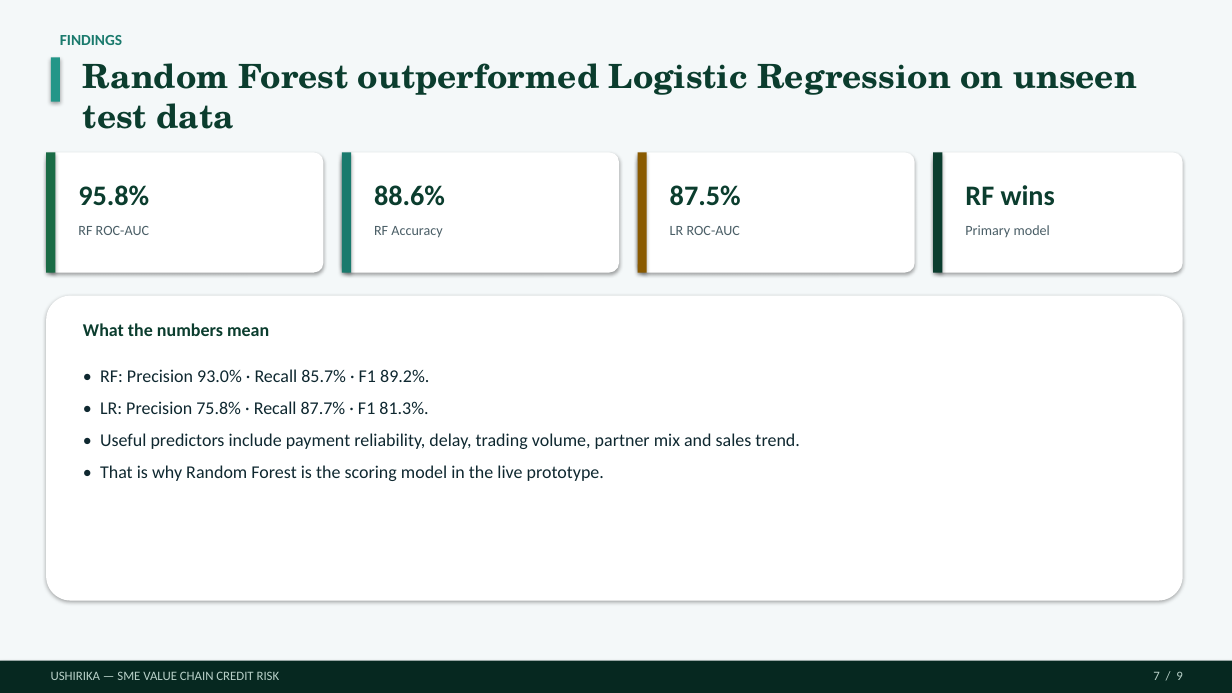
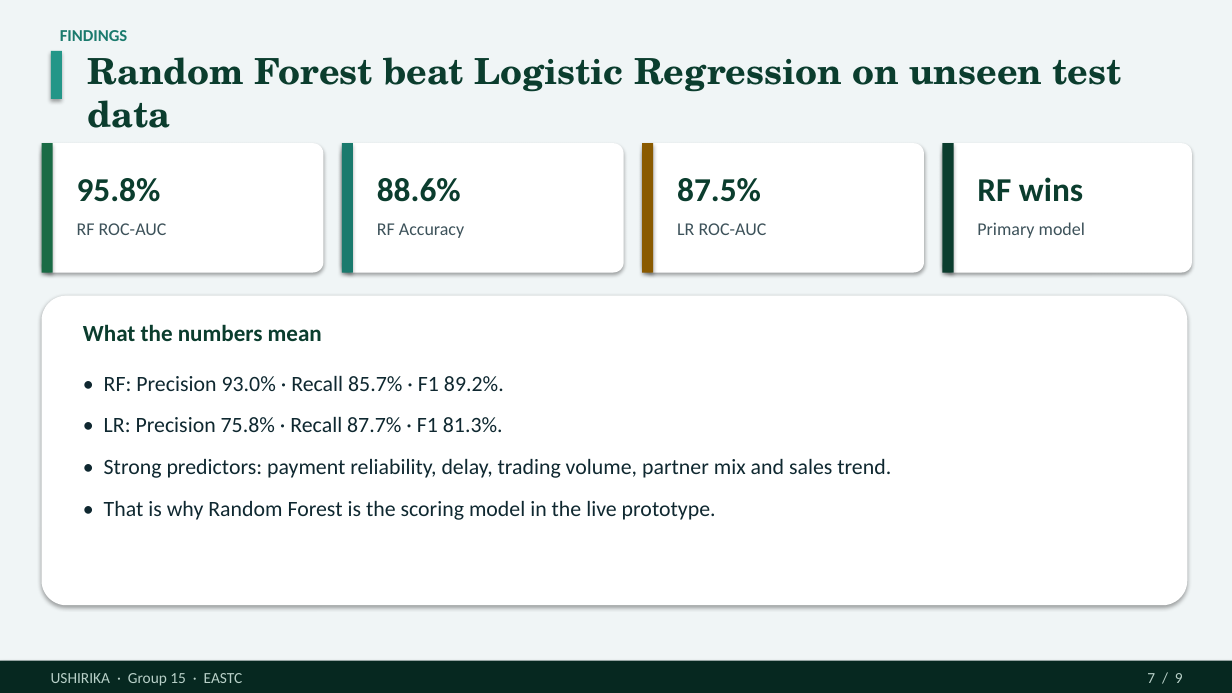
Before and after one commit to Dmmkuliku/ushirika-sme-credit, a slide deck: slide 7 of Presentation/Ushirika_Group15_Defence_Presentation.pptx. Drawn at 1232x693 pixels with LibreOffice and Linux fonts; fonts in the diff are those of the drawing. Boxes give left, top, right and bottom in pixels: in the first picture for what was removed or moved away, otherwise in the second. Text is boxed around its words. In the diff, an @@ line names an element or a change of style, - is before the commit and + after.

```diff
--- a/Presentation/Ushirika_Group15_Defence_Presentation.pptx
+++ b/Presentation/Ushirika_Group15_Defence_Presentation.pptx
@@ rectangle at (0,0,1232,693): fill #F4F8F9 to #F0F5F6 @@
@@ text "FINDINGS" at (60,30,127,41): size 12 to 13 pt; more space between paragraphs @@
@@ rectangle: place and size @@
-rectangle at (51,57,60,102)
+rectangle at (51,51,62,99)
@@ text at (88,57,1121,128): text changed; size 26 to 28 pt @@
-Random Forest outperformed Logistic Regression on unseen test data
+Random Forest beat Logistic Regression on unseen test data
@@ rounded rectangle: place and size @@
-rounded rectangle at (46,152,323,273)
+rounded rectangle at (42,143,323,273)
@@ rectangle: place and size @@
-rectangle at (46,152,55,273)
+rectangle at (42,143,53,273)
@@ rounded rectangle: place and size @@
-rounded rectangle at (342,152,619,273)
+rounded rectangle at (342,143,624,273)
@@ rectangle: place and size @@
-rectangle at (342,152,351,273)
+rectangle at (342,143,353,273)
@@ rounded rectangle: place and size @@
-rounded rectangle at (638,152,915,273)
+rounded rectangle at (642,143,924,273)
@@ rectangle: place and size @@
-rectangle at (638,152,647,273)
+rectangle at (642,143,653,273)
@@ rounded rectangle: place and size @@
-rounded rectangle at (933,152,1183,273)
+rounded rectangle at (943,143,1192,273)
@@ rectangle: place and size @@
-rectangle at (933,152,943,273)
+rectangle at (943,143,954,273)
@@ text "95.8%": place and size @@
-text "95.8%" at (78,185,149,206)
+text "95.8%" at (77,178,161,202)
@@ text "88.6%": place and size @@
-text "88.6%" at (374,185,445,206)
+text "88.6%" at (377,178,461,202)
@@ text "87.5%": place and size @@
-text "87.5%" at (670,185,741,206)
+text "87.5%" at (677,178,761,202)
@@ size 22 to 26 pt; more space between paragraphs in 4 elements at (77,178,161,202), (377,178,461,202), (677,178,761,202), (977,177,1083,202) @@
@@ text "RF wins": place and size @@
-text "RF wins" at (965,185,1055,206)
+text "RF wins" at (977,177,1083,202)
@@ text "LR ROC-AUC": place and size @@
-text "LR ROC-AUC" at (670,226,740,235)
+text "LR ROC-AUC" at (677,223,767,235)
@@ size 11 to 14 pt, text colour #4A5E66 to #3D525A; more space between paragraphs in 4 elements at (77,223,167,235), (377,223,464,238), (677,223,767,235), (977,222,1085,238) @@
@@ text "Primary model": place and size @@
-text "Primary model" at (965,225,1050,237)
+text "Primary model" at (977,222,1085,238)
@@ rounded rectangle: place and size @@
-rounded rectangle at (46,296,1183,601)
+rounded rectangle at (42,296,1188,605)
@@ text "What the numbers mean" at (83,324,322,341): size 14 to 18 pt; more space between paragraphs @@
@@ text at (104,376,716,520): size 14 to 17 pt in "• RF: Precision 93.0% · Recall 85.7% ...", "• LR: Precision 75.8% · Recall 87.7% ...", "• That is why Random Forest is ..."; more space between paragraphs @@
@@ text at (104,459,891,478): text changed; size 14 to 17 pt @@
-• Useful predictors include payment reliability, delay, trading volume, partner mix and sales trend.
+• Strong predictors: payment reliability, delay, trading volume, partner mix and sales trend.
@@ text at (51,673,243,686): text changed; size 10 to 12 pt @@
-USHIRIKA — SME VALUE CHAIN CREDIT RISK
+USHIRIKA · Group 15 · EASTC
@@ text "7 / 9" at (1147,673,1183,683): size 10 to 12 pt; more space between paragraphs @@
```
Also in this commit, not shown: 8 other slides changed, 3 other files.
